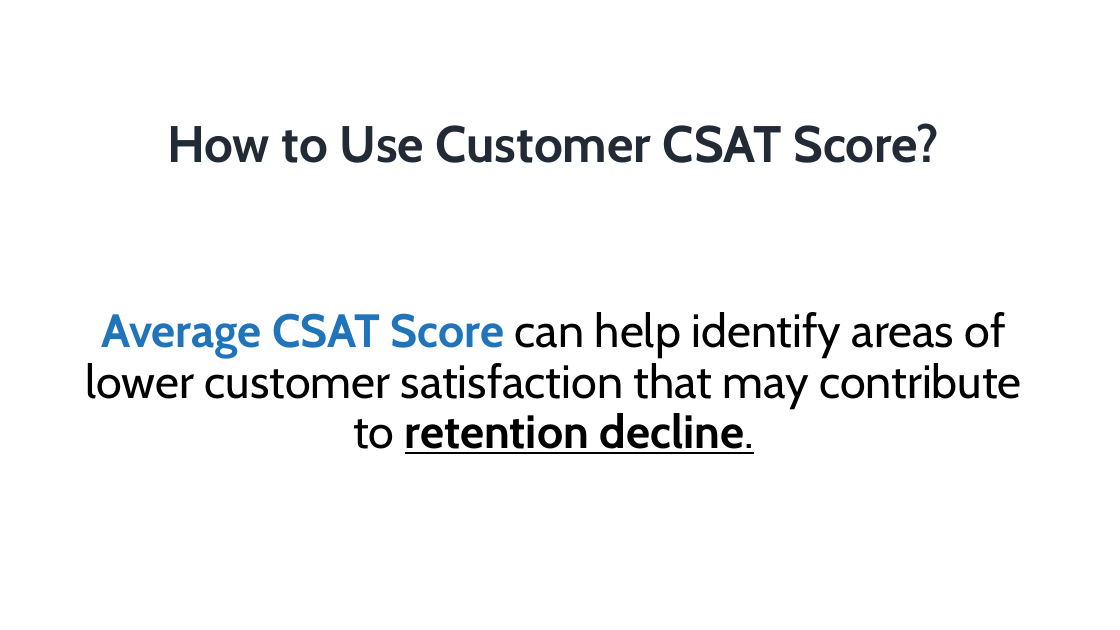
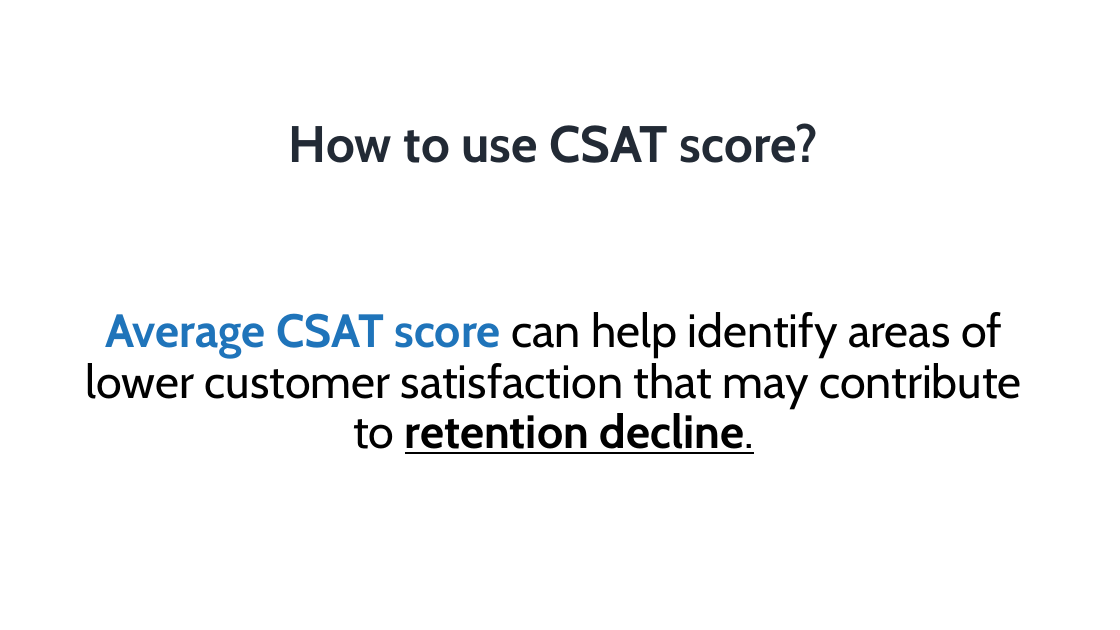
Before and after one commit to shashwat404/flipkart-customer-support-data-analysis, a slide deck: slide 4 of report/Final_Report.pptx. Drawn at 1120x630 pixels with LibreOffice and Linux fonts; fonts in the diff are those of the drawing. Boxes give left, top, right and bottom in pixels: in the first picture for what was removed or moved away, otherwise in the second. Text is boxed around its words. In the diff, an @@ line names an element or a change of style, - is before the commit and + after.

```diff
--- a/report/Final_Report.pptx
+++ b/report/Final_Report.pptx
@@ title at bbox=[289, 123, 818, 163]: text changed @@
-How to Use Customer CSAT Score?
+How to use CSAT score?
@@ text at bbox=[86, 312, 1021, 454]: text changed @@
-Average CSAT Score can help identify areas of lower customer satisfaction that may contribute to retention decline.
+Average CSAT score can help identify areas of lower customer satisfaction that may contribute to retention decline.
```
Also in this commit, not shown: 1 other slide changed.
